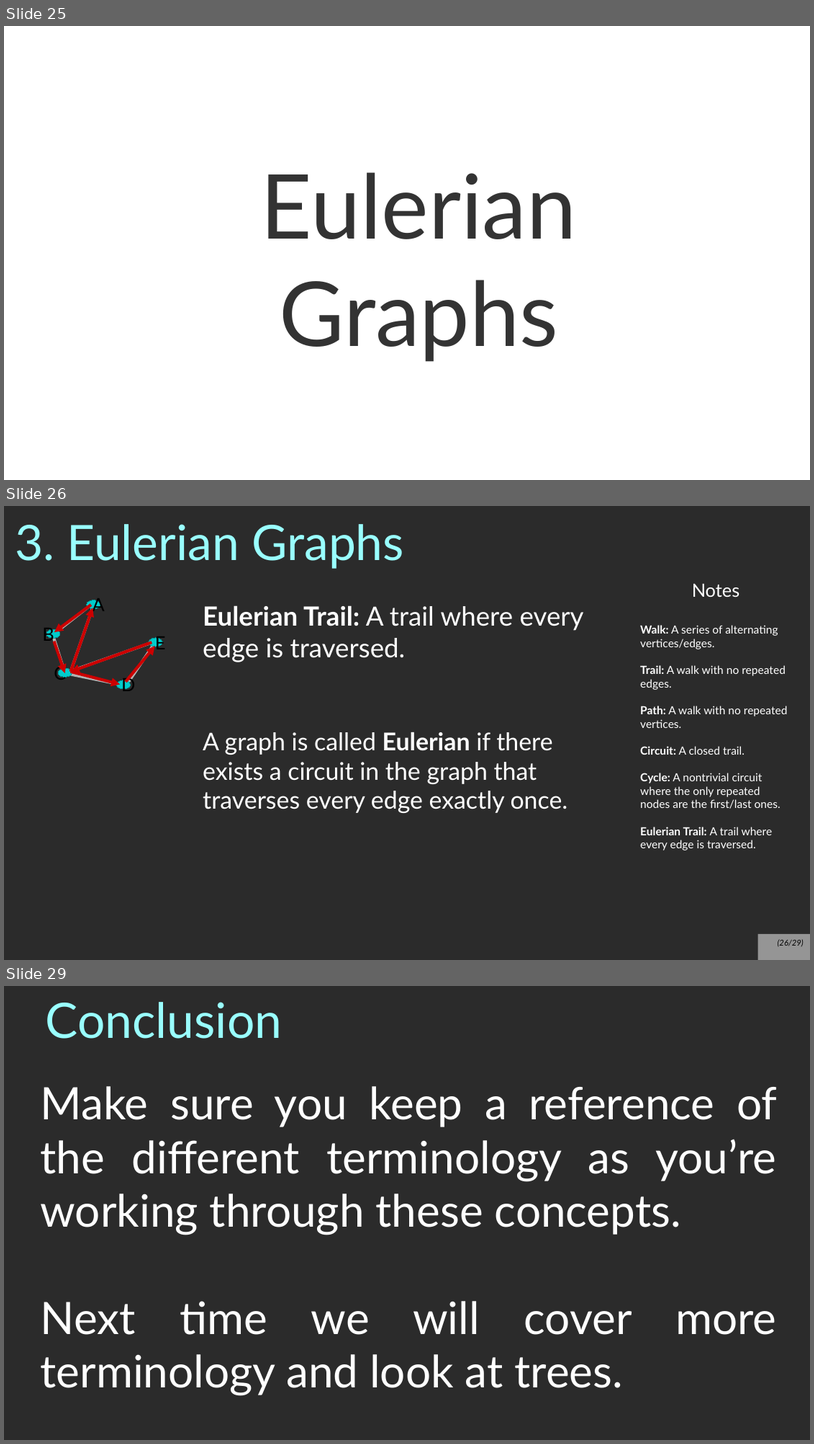
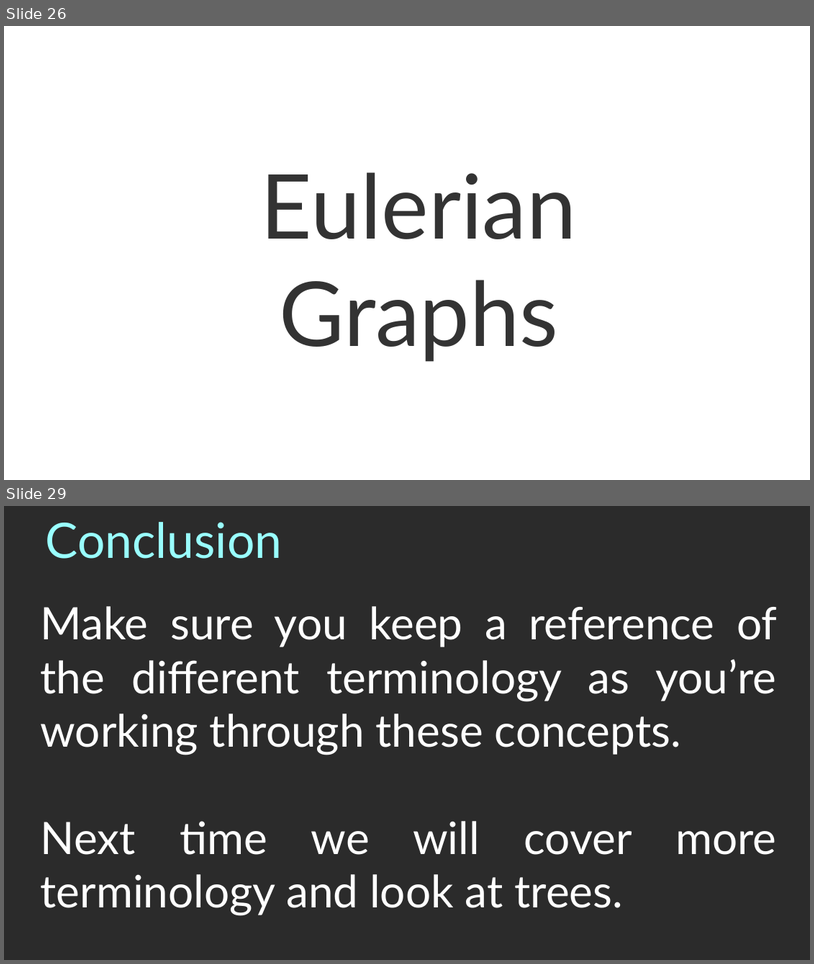
Before and after one commit to nguyenchithien/CS211-Discrete-Structures-II, a slide deck: Lectures/Lecture 7.1.odp. Shown one above the other, each under a label of ours: slides 25, 26 and 29 before the commit, slides 26 and 29 after it; the slides between them are not shown. The pictures are 814x1444 and 814x964 pixels, drawn with LibreOffice and Linux fonts; fonts in the diff are those of the drawing; background and template pictures are left out; a plain dark background stands for a picture behind light text. Boxes give left, top, right and bottom in pixels: in the first picture for what was removed or moved away, otherwise in the second. Text is boxed around its words. In the diff, an @@ line names an element or a change of style, - is before the commit and + after.

Commit message:
Fix to 7.1 - added Connected Components definition and fixed definition of Eulerian Graph

```diff
--- a/Lectures/Lecture 7.1.odp
+++ b/Lectures/Lecture 7.1.odp
@@ slide 26 removed at <box>4,506,810,960</box>, background picture (left out) @@
@@ title removed at <box>15,524,404,569</box> @@
-3. Eulerian Graphs
@@ text removed at <box>640,584,788,850</box> @@
-Notes
-Walk: A series of alternating vertices/edges.
-Trail: A walk with no repeated edges.
-Path: A walk with no repeated vertices.
-Circuit: A closed trail.
-Cycle: A nontrivial circuit where the only repeated nodes are the first/last ones.
-Eulerian Trail: A trail where every edge is traversed.
@@ group removed at <box>46,600,163,689</box>: 6 lines, 6 arrows, 5 ellipses @@
-D
-C
-B
-E
-A
@@ text removed at <box>203,605,584,813</box> @@
-Eulerian Trail: A trail where every edge is traversed.
-A graph is called Eulerian if there exists a circuit in the graph that traverses every edge exactly once.
@@ page number removed at <box>759,934,810,960</box> @@
-(26/29)
@@ what was slide 25 is now slide 26 @@
```
Also in this commit, not shown: 6 slides changed, 1 slide added, 1 other file.
